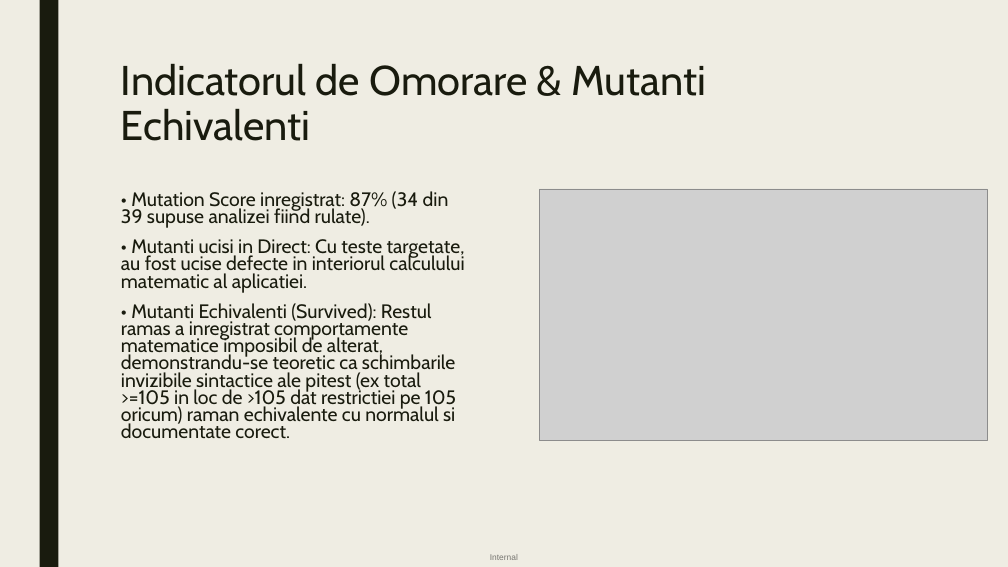
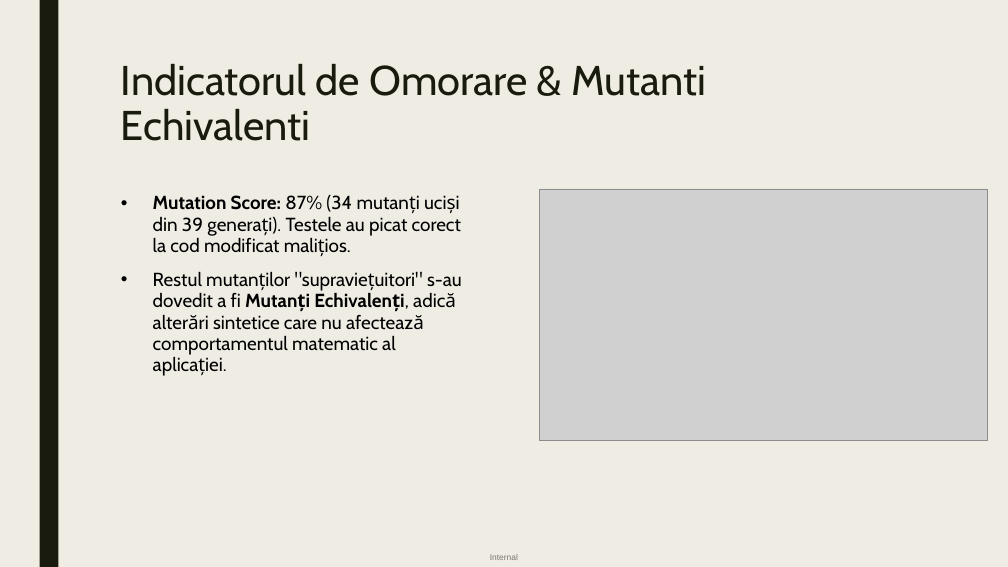
Before and after one commit to apostoltudor/BachelorsDegree-UNIBUC-FMI, a slide deck: slide 13 of TSS.pptx (slide 9 before the commit). Drawn at 1008x567 pixels with LibreOffice and Linux fonts; fonts in the diff are those of the drawing; grey boxes stand for pictures. Boxes give left, top, right and bottom in pixels: in the first picture for what was removed or moved away, otherwise in the second. Text is boxed around its words. In the diff, an @@ line names an element or a change of style, - is before the commit and + after.

Commit message:
Finalizare proiect TSS: actualizare completa README, adaugare Raport AI si dovezi teste AI

```diff
--- a/TSS.pptx
+++ b/TSS.pptx
@@ text at bbox=[153, 195, 462, 355]: text changed; size 18.5 to 18 pt; text colour #191B0E to #000000 @@
-• Mutation Score inregistrat: 87% (34 din 39 supuse analizei fiind rulate).
-• Mutanti ucisi in Direct: Cu teste targetate, au fost ucise defecte in interiorul calculului matematic al aplicatiei.
-• Mutanti Echivalenti (Survived): Restul ramas a inregistrat comportamente matematice imposibil de alterat, demonstrandu-se teoretic ca schimbarile invizibile sintactice ale pitest (ex total >=105 in loc de >105 dat restrictiei pe 105 oricum) raman echivalente cu normalul si documentate corect.
+• Mutation Score: 87% (34 mutanți uciși din 39 generați). Testele au picat corect la cod modificat malițios.
+• Restul mutanților "supraviețuitori" s-au dovedit a fi Mutanți Echivalenți, adică alterări sintetice care nu afectează comportamentul matematic al aplicației.
```
Also in this commit, not shown: 5 other slides changed, 7 slides added, 2 slides removed, 17 other files.
